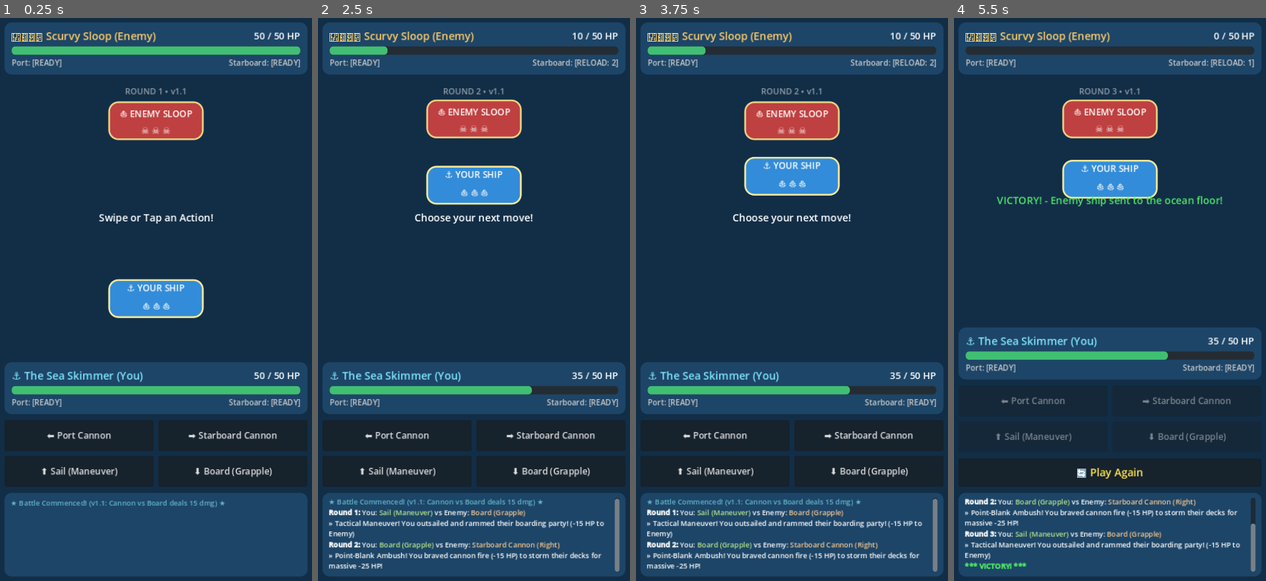
Above: before the commit, frames 1-4 (left to right).
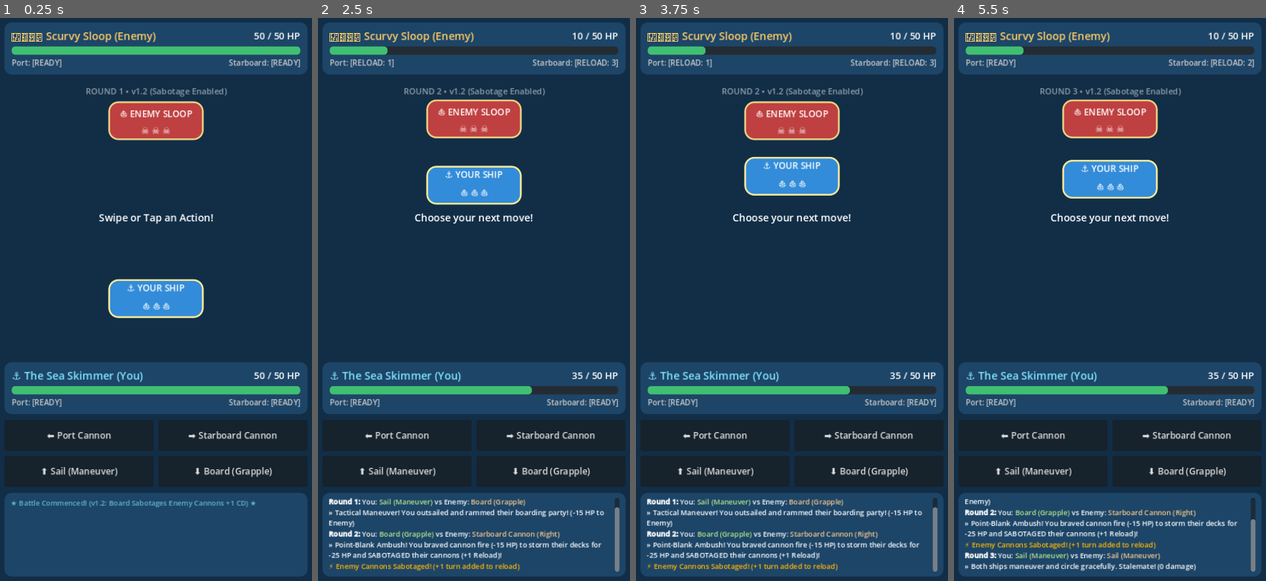
Above: after the commit, the same moments.

Repository: ajknox-agent/rogue-swipe
Game: Godot game, scene res://scenes/battle.tscn
Two runs of this game, one before a commit and one after it. Both use one fixed random seed, a clock stepped at 60 frames per second and the inputs below.
Inputs (mouse positions are in pixels of both pictures, inside the frame that each line leads up to):
- Up to frame 1 (0.25 s): no input
- Up to frame 2 (2.5 s): tap Enter at 0.5 s; drag from (474, 299) to (505, 175) at 0.52 s; drag from (408, 327) to (458, 412) at 1.27 s; move the mouse to (505, 175) at 2.02 s; hold D from 2.03 s (still down)
- Up to frame 3 (3.75 s): release D at 2.75 s; click "⬅️ Port Cannon" at 2.75 s; drag from (776, 412) to (695, 215) at 3.52 s
- Up to frame 4 (5.5 s): move the mouse to (1206, 383) at 4.27 s; hold A 4.28-5 s; click (1110, 474) at 5 s, where only the run before the commit has a clickable "🔄 Play Again"

The runs differ from the first frame. In frame 1, 0.5% of the frame differs, in the area x 27-82%, y 12-87%; in frame 2, 4.3%; in frame 3, 4.3%; in frame 4, 19%, in the area x 1-99%, y 2-99%.

Commit message:
Implement Config 2: Board Sabotages Enemy Cannons (+1 Cooldown)

Diff:
--- a/scripts/battle_manager.gd
+++ b/scripts/battle_manager.gd
@@ -60,7 +60,7 @@
 	btn_restart.hide()
 	status_banner.text = "Swipe or Tap an Action!"
 	combat_log.clear()
-	_log_message("[color=#62b6cb]★ Battle Commenced! (v1.1: Cannon vs Board deals 15 dmg) ★[/color]")
+	_log_message("[color=#62b6cb]★ Battle Commenced! (v1.2: Board Sabotages Enemy Cannons +1 CD) ★[/color]")
 	_update_ui()
 
 func _start_ship_bobbing() -> void:
@@ -159,6 +159,14 @@
 	# Tick cooldowns for next turn
 	player_ship.tick_cooldowns()
 	enemy_ship.tick_cooldowns()
+
+	# Apply Sabotage (+1 to opponent's cannon cooldowns)
+	if result.enemy_cannons_sabotaged:
+		enemy_ship.sabotage_cannons(1)
+		_log_message("[color=#ffb703]⚡ Enemy Cannons Sabotaged! (+1 turn added to reload)[/color]")
+	if result.player_cannons_sabotaged:
+		player_ship.sabotage_cannons(1)
+		_log_message("[color=#e63946]⚠️ Your Cannons Were Sabotaged! (+1 turn added to reload)[/color]")
 
 	_update_ui()
 
@@ -191,7 +199,7 @@
 
 func _update_ui() -> void:
 	# Round Header
-	round_info_label.text = "ROUND %d • v1.1" % round_number
+	round_info_label.text = "ROUND %d • v1.2 (Sabotage Enabled)" % round_number
 
 	# Health Bars
 	player_hp_bar.value = player_ship.hp
--- a/scripts/combat_resolver.gd
+++ b/scripts/combat_resolver.gd
@@ -19,6 +19,8 @@
 class CombatResult:
 	var player_damage: int = 0
 	var enemy_damage: int = 0
+	var player_cannons_sabotaged: bool = false
+	var enemy_cannons_sabotaged: bool = false
 	var player_action_name: String = ""
 	var enemy_action_name: String = ""
 	var outcome_summary: String = ""
@@ -68,17 +70,19 @@
 		res.outcome_summary = "You sail evasively! Mitigated enemy cannon blast to -%d HP." % CANNON_VS_SAIL_DAMAGE
 		res.advantage = "ENEMY"
 
-	# Case 3: Cannon vs Board (Cannon deals full blast, but Boarder storms aboard for higher crit damage)
+	# Case 3: Cannon vs Board (Cannon deals full blast, but Boarder storms aboard for crit damage AND sabotages cannons!)
 	elif p_cannon and enemy_act == Action.BOARD:
 		res.player_damage = BOARD_CRIT_DAMAGE
 		res.enemy_damage = CANNON_DAMAGE
-		res.outcome_summary = "Brutal Exchange! Cannon blasted boarders (-%d HP), but enemy crew stormed your deck (-%d HP)!" % [CANNON_DAMAGE, BOARD_CRIT_DAMAGE]
+		res.player_cannons_sabotaged = true
+		res.outcome_summary = "Brutal Clash! Cannon fired (-%d HP), but enemy crew stormed your deck (-%d HP) and SABOTAGED your cannons (+1 Reload)!" % [CANNON_DAMAGE, BOARD_CRIT_DAMAGE]
 		res.advantage = "ENEMY"
 
 	elif player_act == Action.BOARD and e_cannon:
 		res.player_damage = CANNON_DAMAGE
 		res.enemy_damage = BOARD_CRIT_DAMAGE
-		res.outcome_summary = "Point-Blank Ambush! You braved cannon fire (-%d HP) to storm their decks for massive -%d HP!" % [CANNON_DAMAGE, BOARD_CRIT_DAMAGE]
+		res.enemy_cannons_sabotaged = true
+		res.outcome_summary = "Point-Blank Ambush! You braved cannon fire (-%d HP) to storm their decks for -%d HP and SABOTAGED their cannons (+1 Reload)!" % [CANNON_DAMAGE, BOARD_CRIT_DAMAGE]
 		res.advantage = "PLAYER"
 
 	# Case 4: Sail vs Sail
--- a/scripts/ship_state.gd
+++ b/scripts/ship_state.gd
@@ -54,3 +54,7 @@
 
 func is_dead() -> bool:
 	return hp <= 0
+
+func sabotage_cannons(amount: int = 1) -> void:
+	port_cannon_cd = mini(3, port_cannon_cd + amount)
+	starboard_cannon_cd = mini(3, starboard_cannon_cd + amount)
Not shown, changed: DESIGN.md
